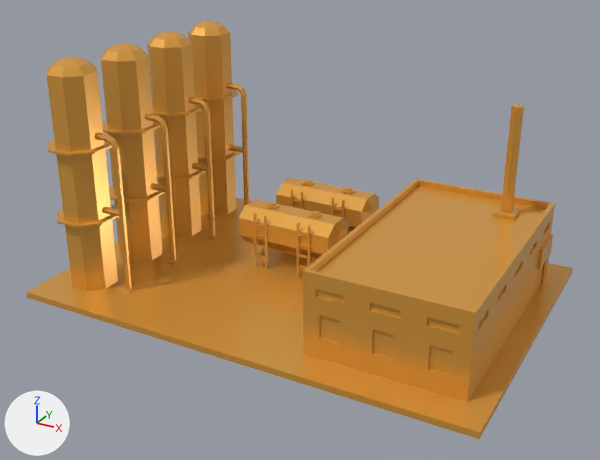
Two versions of the glTF model public/models/industry-refinery.glb, one commit apart.
The view is the same before and after, from a camera (50 mm lens) standing at (17.1, -31.8, 18.7) and looking at (0.1, -1.0, 3.4). The lights are fixed; the arrows at lower left show +X, +Y and +Z. Where no turn or scale is listed for an object, it has been applied to the vertices.

Before the edit, the objects in view are built like this:
```python
me_industry_refinery = bpy.data.meshes.new('industry-refinery')
me_industry_refinery.from_pydata(...)  # 1630 vertices, 3058 faces; spans x -11.0..11.0, y -7.5..7.5, z 0.0..11.1
me_industry_refinery.materials.append(mat_lowpoly_colors)
ob_industry_refinery = bpy.data.objects.new('industry-refinery', me_industry_refinery)
ob_industry_refinery.location = (0.0, 0.0, 0.0)
```
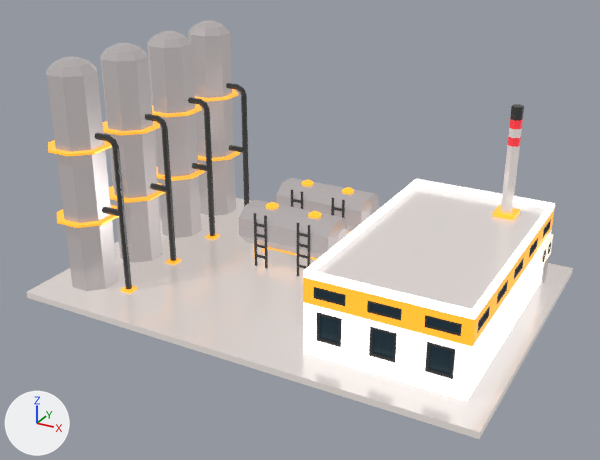
The edits, one by one:
Picture 'base' (img_base) is new.
Material 'LOWPOLY-COLORS.001' (mat_lowpoly_colors_001) is new.
Uses the picture img_base.
me_industry_refinery has 1630 vertices, 3058 faces and spans x -11.0..11.0, y -7.5..7.5, z 0.0..11.1.
me_industry_refinery no longer uses material mat_lowpoly_colors.
me_industry_refinery now uses material mat_lowpoly_colors_001.

Boxes [x1, y1, x2, y2] around the edits, measured in the pictures (600 x 460 px):
'industry-refinery', recoloured (orange to white)
    both: [26, 20, 573, 439]
